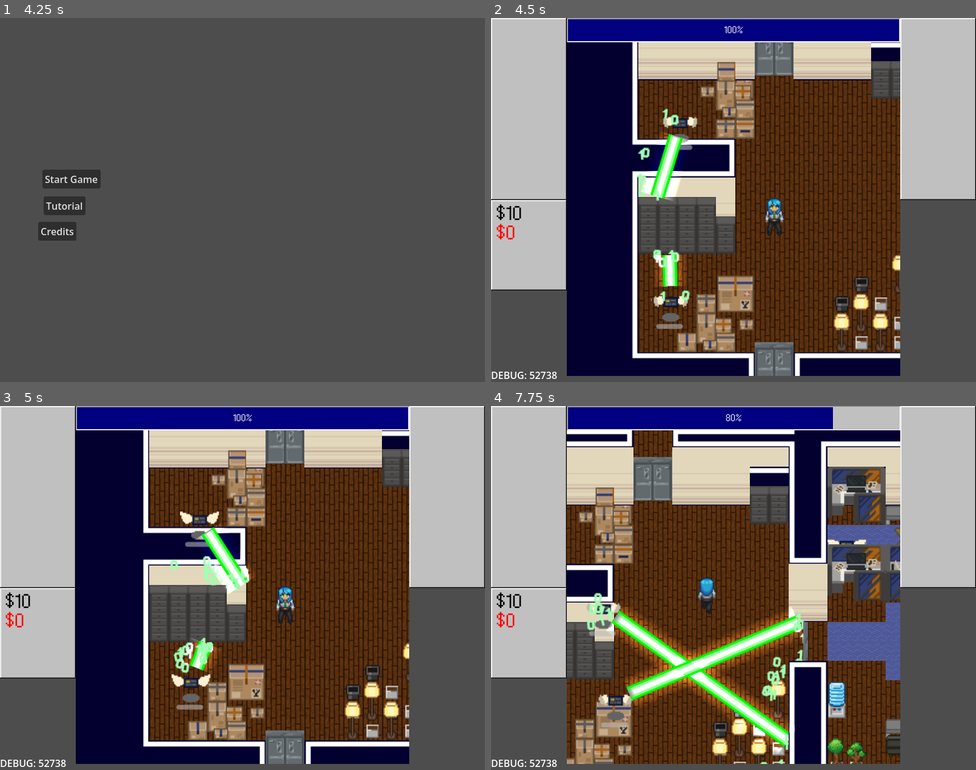
Above: before the commit, frames 1-4 (two rows, left to right).
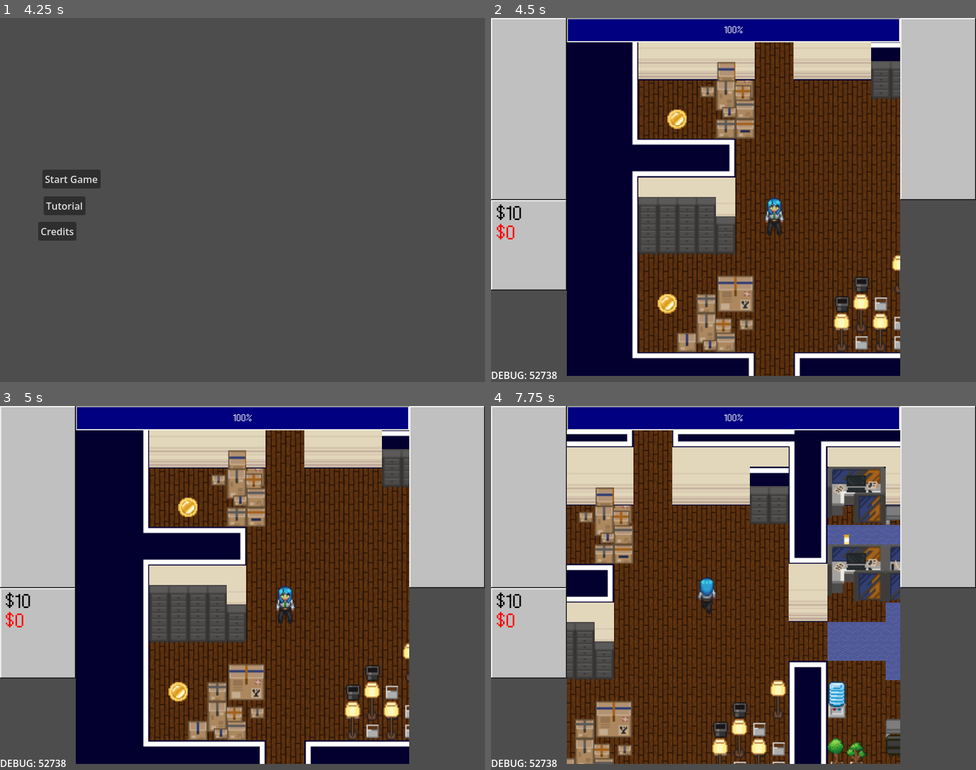
Above: after the commit, the same moments.

Repository: ygda-org/stock-strikers
Game: Godot game, scene res://main/startup_scene.tscn
Two runs of this game, one before a commit and one after it. Both use one fixed random seed, a clock stepped at 60 frames per second and the inputs below. Sound files missing from this copy of the repository are replaced by a short silence.
Inputs (mouse positions are in pixels of both pictures, inside the frame that each line leads up to):
- Up to frame 1 (4.25 s): move the mouse to (349, 181) at 0.52 s; hold D (move_right) 0.53-1.28 s; tap Shift (dodge) at 0.6, 2.1, 3.6 s; tap Enter at 1.25 s; move the mouse to (145, 218) at 1.27 s; hold S (move_down) 1.28-2.03 s; click (145, 218) at 1.35 s; move the mouse to (291, 119) at 2.02 s; hold D (move_right) 2.03-2.78 s; tap Space at 2.75 s; move the mouse to (218, 272) at 2.77 s; hold W (move_up) 2.78-3.53 s; click (218, 272) at 2.85 s; move the mouse to (388, 254) at 3.52 s; hold A (move_left) from 3.53 s (still down)
- Up to frame 2 (4.5 s): release A (move_left) at 4.25 s; click "Start Game" at 4.25 s
- Up to frame 3 (5 s): no input
- Up to frame 4 (7.75 s): move the mouse to (588, 533) at 5.02 s; hold A (move_left) 5.03-5.78 s; click (588, 533) at 5.1 s; move the mouse to (757, 588) at 5.77 s; hold S (move_down) 5.78-6.53 s; tap Shift (dodge) at 5.85, 7.35 s; move the mouse to (660, 497) at 6.52 s; hold D (move_right) 6.53-7.28 s; click (660, 497) at 6.6 s; move the mouse to (840, 569) at 7.27 s; hold W (move_up) from 7.28 s (still down)

Frame 1 is identical in both runs. In frame 2, 4.0% of the frame differs, in the area x 30-63%, y 6-99%; in frame 3, 4.2%; in frame 4, 9.1%, in the area x 19-85%, y 0-99%.

Commit message:
coin rooms

Diff:
--- a/globals/game_state.gd
+++ b/globals/game_state.gd
@@ -131,3 +131,9 @@
 
 func get_current_scalar():
 	return 1.2**cleared_floors + cleared_floors/2
+
+func roll_coin_room():
+	var chance = 10
+	if "bonus_coin_rooms" in PlayerStats.permanent_upgrades_loaded.keys():
+		chance -= PlayerStats.permanent_upgrades_loaded["bonus_coin_rooms"]
+	return not (randi()%chance)
--- a/level/rooms/room.gd
+++ b/level/rooms/room.gd
@@ -19,17 +19,24 @@
 var my_enemies : Array = []
 
 func _ready() -> void:
+	var coin_room = GameState.roll_coin_room()
 	for poz in spawns:
-		var enemy : CharacterBody2D = select_enemy().instantiate()
+		if coin_room:
+			var coin = load("uid://d1hijr3si4jyw").instantiate()
+			coin.position = poz
+			coin.value = 25
+			add_child(coin)
+			continue
+		var enemy: CharacterBody2D = select_enemy().instantiate()
 		enemy.position = poz
 		enemy.get_node("EnemyComponent").set_scalar(GameState.get_current_scalar())
+		my_enemies.append(enemy)
 		add_child(enemy)
-		my_enemies.append(enemy)
 
 func select_enemy():
 	var cum_percent : float = 0
 	var val := randf()
-	for k in GameState.enemy_rate.keys():
+	for k in (GameState.enemy_rate.keys()):
 		cum_percent += GameState.enemy_rate[k]
 		if val < cum_percent:
 			return k
--- a/level/rooms/room_for_real/ne1.tscn
+++ b/level/rooms/room_for_real/ne1.tscn
@@ -9,6 +9,7 @@
 has_east = true
 north_edge_fix = true
 full_size = true
+spawns = Array[Vector2]([Vector2(128, 160)])
 
 [node name="TileMapLayer" type="TileMapLayer" parent="." unique_id=1245818293]
 tile_map_data = PackedByteArray("AAABAAEAAQACAAAAAAABAAIAAQACAAAAAAABAAMAAQACAAAAAAABAAQAAQACAAAAAAABAAUAAQACAAAAAAABAA …(4016 unchanged characters)…
--- a/player/coins/coin.gd
+++ b/player/coins/coin.gd
@@ -14,7 +14,8 @@
 
 # Called every frame. 'delta' is the elapsed time since the previous frame.
 func _process(delta):
-	global_position = global_position.lerp(target_position, delta)
+	if target_position:
+		global_position = global_position.lerp(target_position, delta)
 	if "coin_magnet" in GameState.player.other_effects_list:
 		global_position = global_position.lerp(GameState.player.global_position, delta*GameState.player.other_effects_strengths["coin_magnet"])
 
--- a/player/permanent_upgrades/bonus_coin_rooms.tres
+++ b/player/permanent_upgrades/bonus_coin_rooms.tres
@@ -5,6 +5,7 @@
 [resource]
 script = ExtResource("1_lb5gl")
 modified = 9
+change_amount = 2.0
 name = "max_room_ct"
 display_name = "Bonus Coin Rooms"
 attribute_text = "Increases chance of rooms being filled with coins."
